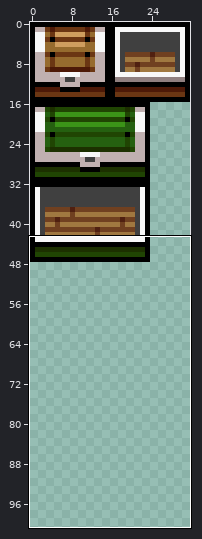
Sprite sheet -- data/sprites/entities/chest.png. Above, an overview of the earlier version with the close-up marked.
Close-up. Old version:
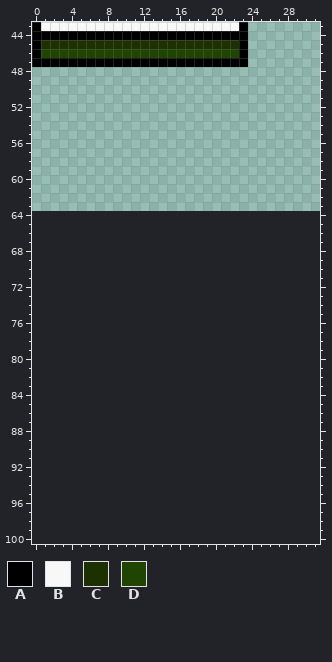
The file is 32x64 pixels. Shown: x 0..31, y 43..100. The old version is drawn lined up with the new one, on the new canvas. The wide view leaves out empty margins.
Palette (. is transparent): A #000000  B #f8f8f8  C #1c3000  D #204503
Pixels before, first column x 0:
43 ABBBBBBBBBBBBBBBBBBBBBBA
44 AAAAAAAAAAAAAAAAAAAAAAAA
45 ACCCCCCCCCCCCCCCCCCCCCCA
46 ADDDDDDDDDDDDDDDDDDDDDDA
47 AAAAAAAAAAAAAAAAAAAAAAAA
After:
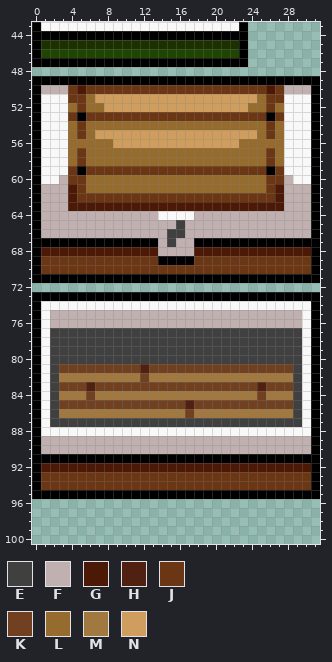
Colours new in this view: E #404040  F #c0b0b0  G #4d1907  H #502010  J #6b3613  K #704020  L #966b2e  M #a07840  N #cf9e5f
Change:
canvas 32x64 -> 32x128
Changed rows in their new state; - is an unchanged pixel.
first column x 0:
 49 AAAAAAAAAAAAAAAAAAAAAAAAAAAAAAAA
 50 AFFFJGJJJJJJJJJJJJJJJJJJJJGJFFFA
 51 ABBBJJLNNNNNNNNNNNNNNNNNNLJJBBBA
 52 ABBBLJLLNNNNNNNNNNNNNNNNLLJLBBBA
 53 ABBBJAJJJJJJJJJJJJJJJJJJJJAJBBBA
 54 ABBBLJLLLLLLLLLLLLLLLLLLLLJLBBBA
 55 ABBBLJLNNNNNNNNNNNNNNNNNNLJLBBBA
 56 ABBBLLLLLNNNNNNNNNNNNNNLLLLLBBBA
 57 ABBBLJLLLLLLLLLLLLLLLLLLLLJLBBBA
 58 ABBBLJLLLLLLLLLLLLLLLLLLLLJLBBBA
 59 ABBBJAJJJJJJJJJJJJJJJJJJJJAJBBBA
 60 ABBFJJLLLLLLLLLLLLLLLLLLLLJJFBBA
 61 AFFFGJLLLLLLLLLLLLLLLLLLLLJGFFFA
 62 AFFFGJJJJJJJJJJJJJJJJJJJJJJGFFFA
 63 AFFFGGGGGGGGGGGGGGGGGGGGGGGGFFFA
 64 AFFFFFFFFFFFFFBBBBFFFFFFFFFFFFFA
 65 AFFFFFFFFFFFFFFFEFFFFFFFFFFFFFFA
 66 AFFFFFFFFFFFFFFEEFFFFFFFFFFFFFFA
 67 AAAAAAAAAAAAAAFEFFAAAAAAAAAAAAAA
 68 AGGGGGGGGGGGGGFFFFGGGGGGGGGGGGGA
 69 AJJJJJJJJJJJJJAAAAJJJJJJJJJJJJJA
 70 AJJJJJJJJJJJJJJJJJJJJJJJJJJJJJJA
 71 AAAAAAAAAAAAAAAAAAAAAAAAAAAAAAAA
 73 AAAAAAAAAAAAAAAAAAAAAAAAAAAAAAAA
 74 ABBBBBBBBBBBBBBBBBBBBBBBBBBBBBBA
 75 ABFFFFFFFFFFFFFFFFFFFFFFFFFFFFBA
 76 ABFFFFFFFFFFFFFFFFFFFFFFFFFFFFBA
 77 ABEEEEEEEEEEEEEEEEEEEEEEEEEEEEBA
 78 ABEEEEEEEEEEEEEEEEEEEEEEEEEEEEBA
 79 ABEEEEEEEEEEEEEEEEEEEEEEEEEEEEBA
 80 ABEEEEEEEEEEEEEEEEEEEEEEEEEEEEBA
 81 ABEKKKKKKKKKHKKKKKKKKKKKKKKKKEBA
 82 ABEMMMMMMMMMKMMMMMMMMMMMMMMMMEBA
 83 ABEKKKHKKKKKKKKKKKKKKKKKKHKKKEBA
 84 ABEMMMKMMMMMMMMMMMMMMMMMMKMMMEBA
 85 ABEKKKKKKKKKKKKKKHKKKKKKKKKKKEBA
 86 ABEMMMMMMMMMMMMMMKMMMMMMMMMMMEBA
 87 ABEEEEEEEEEEEEEEEEEEEEEEEEEEEEBA
 88 ABBBBBBBBBBBBBBBBBBBBBBBBBBBBBBA
 89 AFFFFFFFFFFFFFFFFFFFFFFFFFFFFFFA
 90 AFFFFFFFFFFFFFFFFFFFFFFFFFFFFFFA
 91 AAAAAAAAAAAAAAAAAAAAAAAAAAAAAAAA
 92 AGGGGGGGGGGGGGGGGGGGGGGGGGGGGGGA
 93 AJJJJJJJJJJJJJJJJJJJJJJJJJJJJJJA
 94 AJJJJJJJJJJJJJJJJJJJJJJJJJJJJJJA
 95 AAAAAAAAAAAAAAAAAAAAAAAAAAAAAAAA
Where, in picture pixels (left, top, right, bottom), the same in both close-ups:
added: (32, 76, 320, 499)
